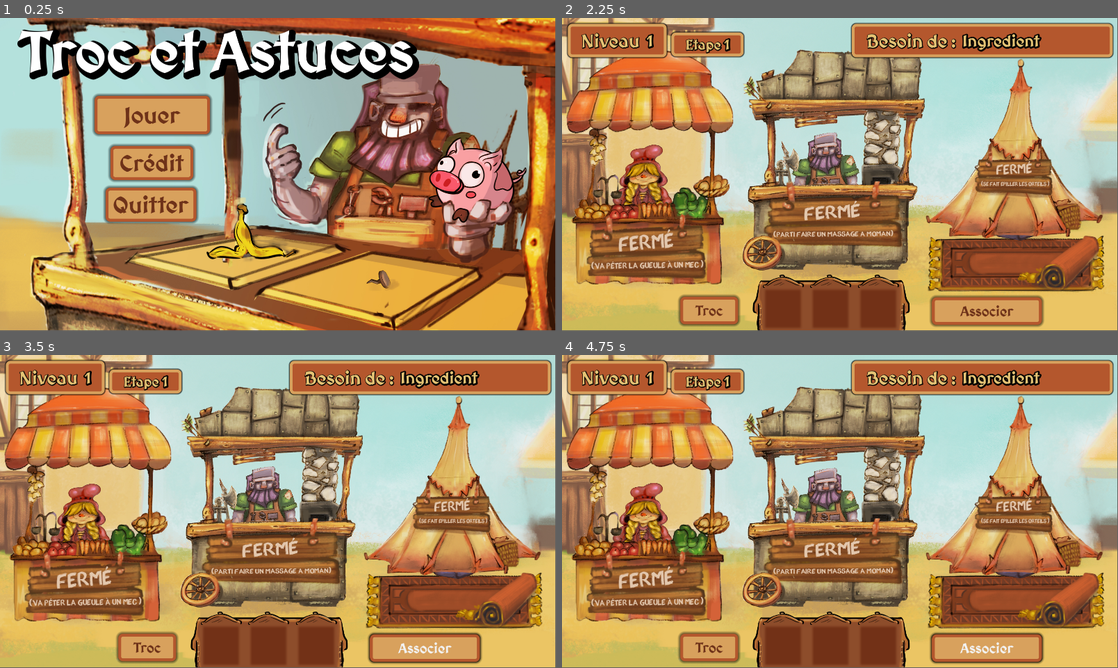
Above: before the commit, frames 1-4 (two rows, left to right).
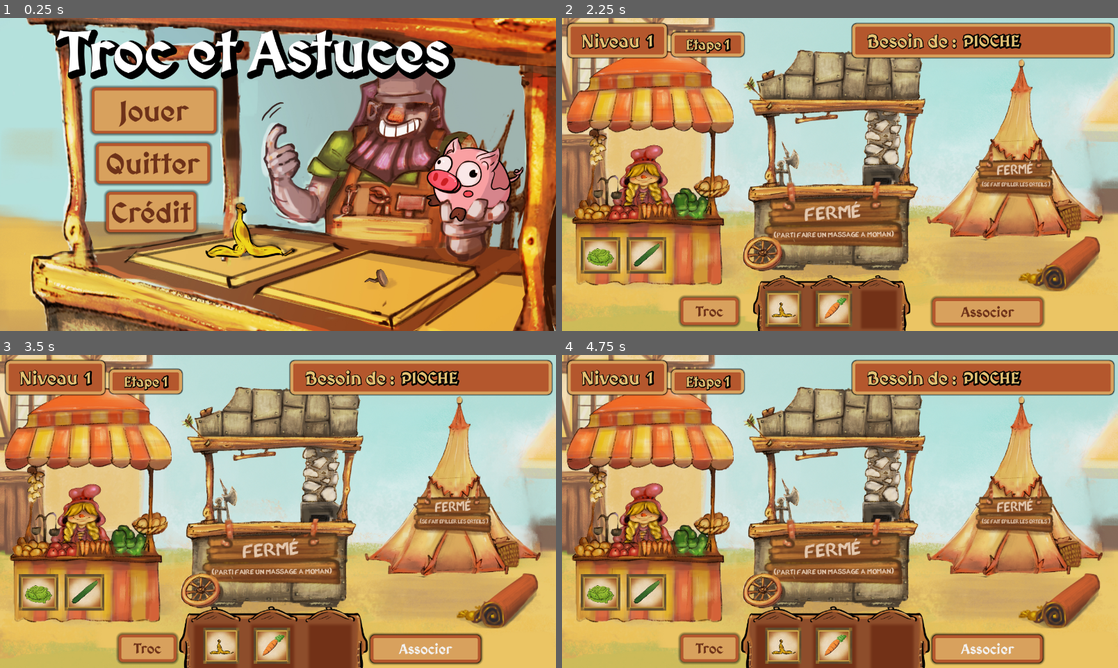
Above: after the commit, the same moments.

Repository: Xinart/TrockEtAstuce
Game: Godot game, scene res://Scenes/main_menu.tscn
Same seed, same stepped clock (60 frames per second), same inputs: the game is played once before the commit and once after it.
Inputs:
- Up to frame 1 (0.25 s): no input
- Up to frame 2 (2.25 s): click "Crédit" at 0.5 s; click "Retour" at 1.25 s; click "Jouer" at 2 s
- Up to frame 3 (3.5 s): click "Associer" at 2.75 s
- Up to frame 4 (4.75 s): click "Troc" at 3.5 s; click "Associer" at 4.25 s
In our replay, the window is 799x449 before the commit and 800x450 after it. These sizes can differ from the game's own. Grey fills any space a smaller window leaves; there, only what the larger window draws over its background counts as a difference.

The runs differ from the first frame. In frame 1, 35% of the frame differs, in the area x 0-100%, y 0-100%; in frame 2, 21%; in frame 3, 23%; in frame 4, 23%.
Error before the commit: Invalid access to property or key 'scale' on a base object of type 'null instance'. (res://Scripts/Game.gd:15)

Commit message:
1.1.2
Fixes on some sound cutting each other
Resizing the resolution to 720p

Diff:
--- a/Scenes/UI/menu.tscn
+++ b/Scenes/UI/menu.tscn
@@ -30,20 +30,20 @@
 
 [node name="CreditButton" type="Button" parent="."]
 layout_mode = 2
-offset_left = 523.0
-offset_top = 753.0
-offset_right = 878.0
-offset_bottom = 920.0
+offset_left = 249.0
+offset_top = 482.0
+offset_right = 604.0
+offset_bottom = 649.0
 theme = ExtResource("2_lpxvs")
 theme_override_font_sizes/font_size = 100
 text = "Crédit"
 
 [node name="Quit" type="Button" parent="."]
 layout_mode = 2
-offset_left = 1014.0
-offset_top = 756.0
-offset_right = 1422.0
-offset_bottom = 921.0
+offset_left = 711.0
+offset_top = 489.0
+offset_right = 1119.0
+offset_bottom = 654.0
 theme = ExtResource("2_lpxvs")
 theme_override_font_sizes/font_size = 100
 text = "Quitter"
@@ -60,32 +60,32 @@
 
 [node name="ExitCredit" type="Button" parent="Credit"]
 layout_mode = 2
-offset_left = 128.0
-offset_top = 810.0
-offset_right = 483.0
-offset_bottom = 977.0
+offset_left = 30.0
+offset_top = 557.0
+offset_right = 317.0
+offset_bottom = 692.0
 theme = ExtResource("2_lpxvs")
-theme_override_font_sizes/font_size = 100
+theme_override_font_sizes/font_size = 80
 text = "Retour"
 
 [node name="Label" type="Label" parent="Credit"]
 layout_mode = 0
-offset_left = 608.0
-offset_top = 56.0
-offset_right = 1250.0
-offset_bottom = 298.0
+offset_left = 297.0
+offset_top = 2.0
+offset_right = 939.0
+offset_bottom = 244.0
 theme = ExtResource("2_lpxvs")
-theme_override_font_sizes/font_size = 200
+theme_override_font_sizes/font_size = 150
 text = "Crédits"
 
 [node name="Label2" type="Label" parent="Credit"]
 layout_mode = 0
-offset_left = 358.0
-offset_top = 298.0
-offset_right = 1531.0
-offset_bottom = 752.0
+offset_left = 210.0
+offset_top = 175.0
+offset_right = 1383.0
+offset_bottom = 629.0
 theme = ExtResource("2_lpxvs")
-theme_override_font_sizes/font_size = 70
+theme_override_font_sizes/font_size = 50
 text = "Programmation : Beaussart Martin
 Lead Art : Dochy Mathilde
 Game design : Goderniaux Mathilde
--- a/Scenes/end_menu.tscn
+++ b/Scenes/end_menu.tscn
@@ -5,6 +5,8 @@
 [ext_resource type="Texture2D" uid="uid://d2lv4uk3xld7g" path="res://Visual/Background/endgame.jpg" id="3_074bh"]
 
 [node name="MainMenu" type="CanvasLayer"]
+scale = Vector2(0.66, 0.66)
+transform = Transform2D(0.66, 0, 0, 0.66, 0, 0)
 
 [node name="Menu" parent="." instance=ExtResource("1_tv3w8")]
 self_modulate = Color(1, 1, 1, 0)
--- a/Scenes/main_menu.tscn
+++ b/Scenes/main_menu.tscn
@@ -6,55 +6,20 @@
 [ext_resource type="Theme" uid="uid://dn1q0qrdx8emw" path="res://UI/Themes/new_theme.tres" id="4_3u05b"]
 
 [node name="MainMenu" type="CanvasLayer"]
+scale = Vector2(0.662, 0.662)
+transform = Transform2D(0.662, 0, 0, 0.662, 0, 0)
 
-[node name="Menu" parent="." instance=ExtResource("1_tv3w8")]
-self_modulate = Color(1, 1, 1, 0)
-anchors_preset = 0
-anchor_right = 0.0
-anchor_bottom = 0.0
-grow_horizontal = 1
-grow_vertical = 1
-size_flags_horizontal = 4
-size_flags_vertical = 4
-game_entry_scene = "res://Scenes/main_scene.tscn"
-
-[node name="PlayButton" parent="Menu" index="0"]
-anchors_preset = -1
-anchor_left = 0.0
-anchor_top = 0.0
-anchor_right = 0.0
-anchor_bottom = 0.0
-offset_left = 327.0
-offset_top = 269.0
-offset_right = 726.0
-offset_bottom = 402.0
-theme_override_font_sizes/font_size = 80
-
-[node name="CreditButton" parent="Menu" index="1"]
-offset_left = 382.0
-offset_top = 443.0
-offset_right = 668.0
-offset_bottom = 560.0
-theme_override_font_sizes/font_size = 80
-
-[node name="Quit" parent="Menu" index="2"]
-offset_left = 365.0
-offset_top = 587.0
-offset_right = 679.0
-offset_bottom = 704.0
-theme_override_font_sizes/font_size = 80
-
-[node name="Sprite2D" type="Sprite2D" parent="Menu"]
+[node name="Sprite2D" type="Sprite2D" parent="."]
 z_index = -10
 position = Vector2(957, 543.5)
 scale = Vector2(1.01979, 1.02315)
 texture = ExtResource("3_vxm2r")
 
-[node name="Label" type="Label" parent="Menu"]
-offset_left = 62.0
-offset_top = -8.0
-offset_right = 1429.0
-offset_bottom = 234.0
+[node name="Label" type="Label" parent="."]
+offset_left = 196.375
+offset_top = -7.55289
+offset_right = 1735.37
+offset_bottom = 320.447
 theme = ExtResource("4_3u05b")
 theme_override_colors/font_shadow_color = Color(0, 0, 0, 1)
 theme_override_constants/shadow_offset_x = 10
@@ -67,4 +32,52 @@
 stream = ExtResource("2_3ife0")
 autoplay = true
 
-[editable path="Menu"]
+[node name="Menu2" parent="." instance=ExtResource("1_tv3w8")]
+self_modulate = Color(1, 1, 1, 0)
+offset_right = 654.0
+offset_bottom = 371.0
+game_entry_scene = "res://Scenes/main_scene.tscn"
+
+[node name="PlayButton" parent="Menu2" index="0"]
+offset_left = -648.269
+offset_top = -303.808
+offset_right = -214.269
+offset_bottom = -143.808
+
+[node name="CreditButton" parent="Menu2" index="1"]
+offset_left = 368.58
+offset_top = 604.23
+offset_right = 682.58
+offset_bottom = 745.23
+
+[node name="Quit" parent="Menu2" index="2"]
+offset_left = 333.837
+offset_top = 435.045
+offset_right = 730.837
+offset_bottom = 576.045
+
+[node name="Credit" parent="Menu2" index="3"]
+offset_left = 197.885
+offset_top = 232.628
+offset_right = -731.115
+offset_bottom = -115.372
+
+[node name="ExitCredit" parent="Menu2/Credit" index="0"]
+offset_left = 31.7221
+offset_top = 569.486
+offset_right = 318.722
+offset_bottom = 704.486
+
+[node name="Label" parent="Menu2/Credit" index="1"]
+offset_left = 37.7643
+offset_top = 25.6798
+offset_right = 679.764
+offset_bottom = 267.68
+
+[node name="Label2" parent="Menu2/Credit" index="2"]
+offset_left = 131.42
+offset_top = 205.438
+offset_right = 1304.42
+offset_bottom = 659.438
+
+[editable path="Menu2"]
--- a/Scenes/main_scene.tscn
+++ b/Scenes/main_scene.tscn
@@ -309,10 +309,10 @@
 [node name="main_scene" type="Node2D"]
 script = ExtResource("2_ijt8f")
 end_game_scene = "res://Scenes/end_menu.tscn"
-nb_merchant = null
-nb_item_per_merchant = null
 
 [node name="CanvasLayer" type="CanvasLayer" parent="."]
+scale = Vector2(0.667, 0.667)
+transform = Transform2D(0.667, 0, 0, 0.667, 0, 0)
 
 [node name="Control" type="Control" parent="CanvasLayer"]
 layout_mode = 3
@@ -611,20 +611,19 @@
 text = "Troc"
 
 [node name="EndStepPanel" type="Panel" parent="CanvasLayer/Control/Panel"]
-visible = false
 z_index = 50
 layout_mode = 1
-anchors_preset = 8
-anchor_left = 0.5
-anchor_top = 0.5
-anchor_right = 0.5
-anchor_bottom = 0.5
-offset_left = -637.0
-offset_top = -262.0
-offset_right = 469.0
-offset_bottom = 196.0
-grow_horizontal = 2
-grow_vertical = 2
+anchors_preset = 3
+anchor_left = 1.0
+anchor_top = 1.0
+anchor_right = 1.0
+anchor_bottom = 1.0
+offset_left = -864.708
+offset_top = -408.156
+offset_right = 241.292
+offset_bottom = 49.8441
+grow_horizontal = 0
+grow_vertical = 0
 theme = ExtResource("10_mk6ni")
 
 [node name="Label" type="Label" parent="CanvasLayer/Control/Panel/EndStepPanel"]
@@ -748,12 +747,15 @@
 anchors_preset = 15
 anchor_right = 1.0
 anchor_bottom = 1.0
+offset_right = 642.0
+offset_bottom = 361.0
 grow_horizontal = 2
 grow_vertical = 2
 script = ExtResource("17_eg5jc")
 game_entry_scene = "res://Scenes/main_menu.tscn"
 
 [node name="QuitButton" type="Button" parent="CanvasLayer/Control/Menu"]
+z_index = 50
 layout_mode = 0
 offset_left = 738.0
 offset_top = 745.0
@@ -775,6 +777,7 @@
 text = "Quitter"
 
 [node name="MainMenuButton" type="Button" parent="CanvasLayer/Control/Menu"]
+z_index = 50
 layout_mode = 0
 offset_left = 586.0
 offset_top = 397.0
@@ -817,6 +820,8 @@
 autoplay = true
 
 [node name="SFXAudioStreamPlayer2D" type="AudioStreamPlayer2D" parent="."]
+
+[node name="SFXVictoryAudioStreamPlayer2D2" type="AudioStreamPlayer2D" parent="."]
 
 [connection signal="button_down" from="CanvasLayer/Control/Panel/MergePlayerIngredientButton" to="." method="_on_merge_player_ingredient_button_button_down"]
 [connection signal="mouse_entered" from="CanvasLayer/Control/Panel/MergePlayerIngredientButton" to="." method="_on_merge_player_ingredient_button_mouse_entered"]
--- a/Scripts/Game.gd
+++ b/Scripts/Game.gd
@@ -10,8 +10,9 @@
 @onready var level_step_label = $CanvasLayer/Control/Panel/Stepindicator2/MarginContainer/HBoxContainer/levelStepLabel
 @onready var step_ingredient = $CanvasLayer/Control/Panel/EndStepPanel/ColorRect/EndStepPanel/StepIngredient
 @onready var sfx_audio_stream_player_2d : AudioStreamPlayer2D = $SFXAudioStreamPlayer2D
+@onready var sfx_victory_audio_stream_player_2d_2 : AudioStreamPlayer2D = $SFXVictoryAudioStreamPlayer2D2
 
-@onready var player_inventory: Sprite2D = $CanvasLayer/PlayerInventory
+@onready var player_inventory: Sprite2D = $CanvasLayer/Control/PlayerInventory
 @onready var player_inventory_init_scale_x = player_inventory.scale.x
 @onready var player_inventory_init_scale_y = player_inventory.scale.y
 
@@ -76,18 +77,18 @@
 			break
 
 	if does_player_have_all_ingredients_for_current_recipe:
-		sfx_audio_stream_player_2d.stop()
-		sfx_audio_stream_player_2d.stream = load("res://Audio/vitory/Step_complete.mp3")
-		sfx_audio_stream_player_2d.play()
+		#sfx_audio_stream_player_2d.stop()
+		sfx_victory_audio_stream_player_2d_2.stream = load("res://Audio/vitory/Step_complete.mp3")
+		sfx_victory_audio_stream_player_2d_2.play()
 
 		end_step_panel.visible = true
 		var explosion_effect :CPUParticles2D = explosion.instantiate()
 		merge_player_ingredient_button.add_child(explosion_effect)
 		explosion_effect.global_position = merge_player_ingredient_button.global_position
 	else:
-		sfx_audio_stream_player_2d.stop()
-		sfx_audio_stream_player_2d.stream = load("res://Audio/wrong.mp3")
-		sfx_audio_stream_player_2d.play()
+		#sfx_audio_stream_player_2d.stop()
+		sfx_victory_audio_stream_player_2d_2.stream = load("res://Audio/wrong.mp3")
+		sfx_victory_audio_stream_player_2d_2.play()
 
 		end_anim_player.play("new_animation")
 		await end_anim_player.animation_finished
@@ -126,7 +127,6 @@
 		step_ingredient.ingredient_name = current_level_step.ingredient_to_merge.name
 		step_ingredient._update_image_with_name()
 
-
 		_update_ui_merchant_status()
 
 
@@ -135,9 +135,9 @@
 	GameData.list_level[GameData.current_level_index]._switch_to_next_step()
 	if GameData.list_level[GameData.current_level_index].current_step_index == GameData.list_level[GameData.current_level_index].list_level_steps.size():
 		GameData.current_level_index += 1
-		sfx_audio_stream_player_2d.stop()
-		sfx_audio_stream_player_2d.stream = load("res://Audio/vitory/Level complete.mp3")
-		sfx_audio_stream_player_2d.play()
+		#sfx_audio_stream_player_2d.stop()
+		sfx_victory_audio_stream_player_2d_2.stream = load("res://Audio/vitory/Level complete.mp3")
+		sfx_victory_audio_stream_player_2d_2.play()
 
 		$MerchantsAnimPlayer.play("next_level")
 
--- a/Scripts/Player.gd
+++ b/Scripts/Player.gd
@@ -34,7 +34,7 @@
 		for ui_ingredient : UIIngredient in get_tree().get_nodes_in_group("UI_Ingredient"):
 			if ui_ingredient.is_mouse_over:
 
-				sfx_audio_stream_player_2d.stop()
+				#sfx_audio_stream_player_2d.stop()
 				sfx_audio_stream_player_2d.stream = load("res://Audio/click.mp3")
 				sfx_audio_stream_player_2d.play()
 				# if the ingredient is in the player inventory
@@ -67,7 +67,7 @@
 
 func _on_trade_button_button_down():
 
-	sfx_audio_stream_player_2d.stop()
+	#sfx_audio_stream_player_2d.stop()
 	sfx_audio_stream_player_2d.stream = load("res://Audio/troc.mp3")
 	sfx_audio_stream_player_2d.play()
 
--- a/project.godot
+++ b/project.godot
@@ -24,9 +24,8 @@
 
 [display]
 
-window/size/viewport_width=1920
-window/size/viewport_height=1080
-window/size/resizable=false
+window/size/viewport_width=1280
+window/size/viewport_height=720
 mouse_cursor/custom_image="res://Visual/yolo/pointeur_petit.png"
 
 [input]
Not shown, changed: Builds/html.zip
Not shown, changed: Builds/html/index.html
Not shown, changed: Builds/html/index.pck
Not shown, changed: Builds/windows/TrocEtAstuce.console.exe
Not shown, changed: Builds/windows/TrocEtAstuce.exe
Not shown, changed: Builds/windows/TrocEtAstuce.zip
